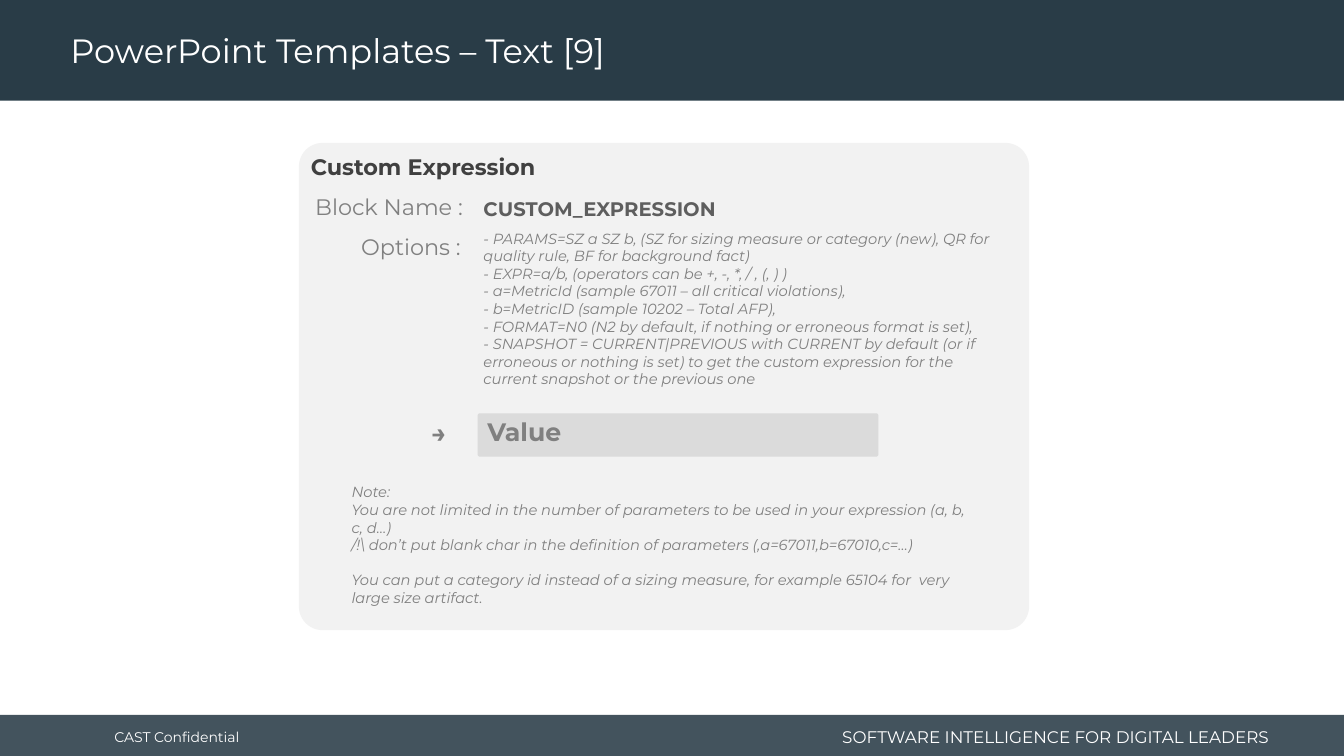
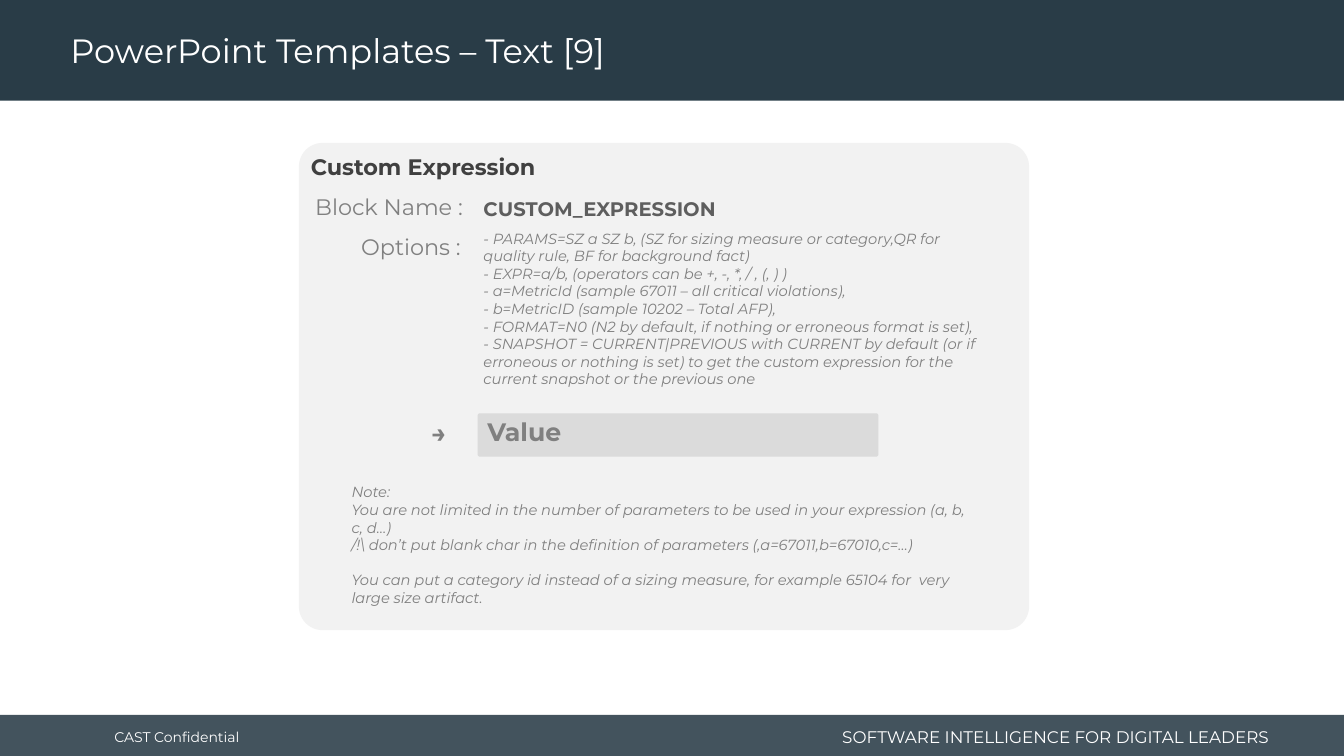
Before and after one commit to CAST-projects/CAST-ReportGenerator, a slide deck: slide 18 of CastReporting.Reporting.Core/Templates/Application/Component library/1- Powerpoint-components-library.pptx. Drawn at 1344x756 pixels with LibreOffice and Linux fonts; fonts in the diff are those of the drawing; background and template pictures are left out. Boxes give left, top, right and bottom in pixels: in the first picture for what was removed or moved away, otherwise in the second. Text is boxed around its words. In the diff, an @@ line names an element or a change of style, - is before the commit and + after.

Commit message:
REPORTGEN-915: update library templates

```diff
--- a/CastReporting.Reporting.Core/Templates/Application/Component library/1- Powerpoint-components-library.pptx
+++ b/CastReporting.Reporting.Core/Templates/Application/Component library/1- Powerpoint-components-library.pptx
@@ text at [483,233,940,264]: text changed @@
-- PARAMS=SZ a SZ b, (SZ for sizing measure or category (new), QR for quality rule, BF for background fact)
+- PARAMS=SZ a SZ b, (SZ for sizing measure or category,QR for quality rule, BF for background fact)
```
Also in this commit, not shown: 1 other slide changed, 5 other files.
